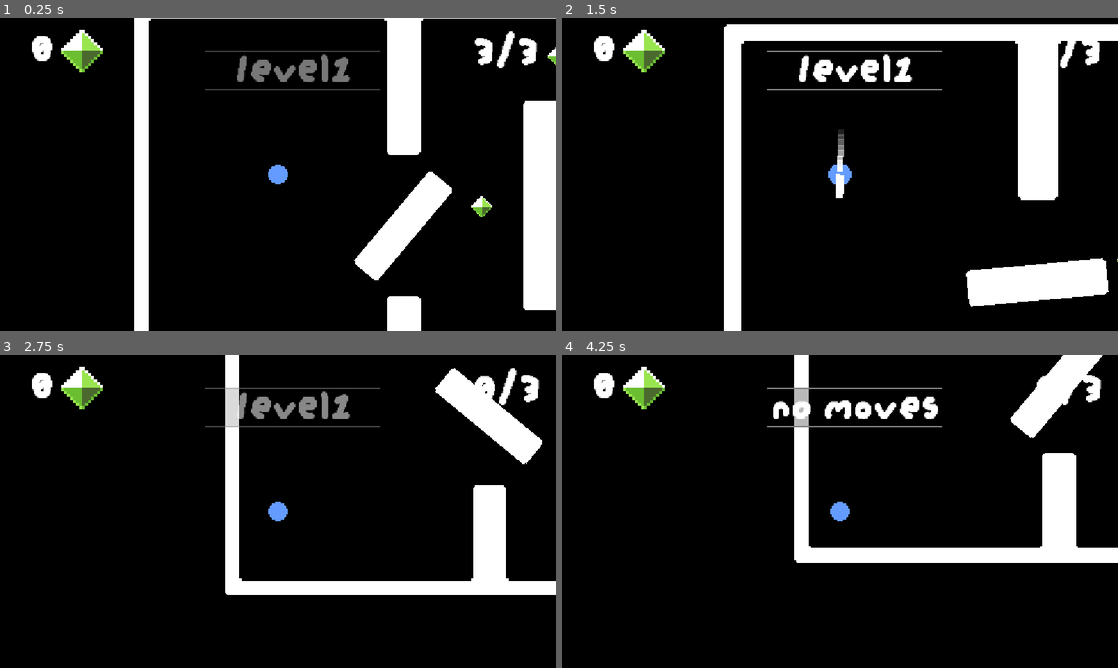
Above: before the commit, frames 1-4 (two rows, left to right).
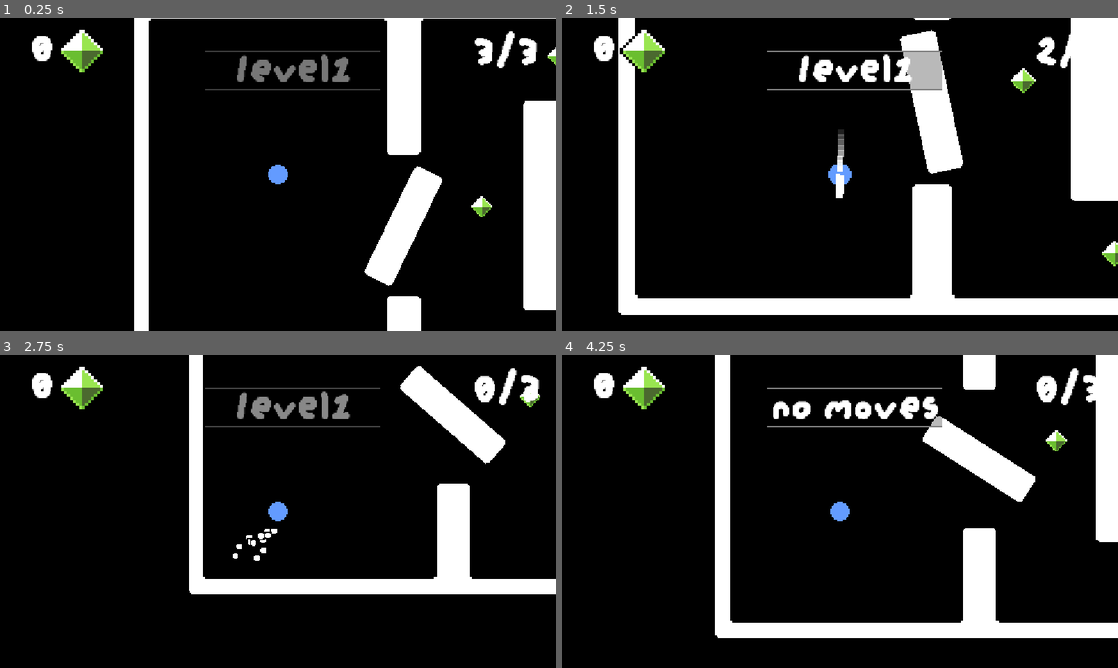
Above: after the commit, the same moments.

Repository: wuffgame/haven-gra
Game: Godot game, scene res://sceny/lvl_5.tscn
Same seed, same stepped clock (60 frames per second), same inputs: the game is played once before the commit and once after it. This scene is started directly instead of the project's main scene.
Inputs (mouse positions are in pixels of both pictures, inside the frame that each line leads up to):
- Up to frame 1 (0.25 s): no input
- Up to frame 2 (1.5 s): move the mouse to (962, 158) at 0.52 s; click (962, 158) at 0.67 s; drag from (728, 190) to (1056, 249) at 1.27 s
- Up to frame 3 (2.75 s): move the mouse to (333, 442) at 2.02 s; click (333, 442) at 2.17 s
- Up to frame 4 (4.25 s): drag from (812, 574) to (673, 464) at 2.77 s; move the mouse to (1006, 558) at 3.52 s; click (1006, 558) at 3.67 s

The runs differ from the first frame. In frame 1, 1.0% of the frame differs, in the area x 63-82%, y 47-86%; in frame 2, 29%, in the area x 10-100%, y 0-100%; in frame 3, 11%; in frame 4, 20%.

Commit message:
added soudn effects

Diff:
--- a/project.godot
+++ b/project.godot
@@ -19,6 +19,7 @@
 [autoload]
 
 Global="*uid://wppos2jtauk"
+Muzyczka="*uid://ub8plajlnohf"
 
 [display]
 
--- a/sceny/gracz.tscn
+++ b/sceny/gracz.tscn
@@ -5,6 +5,8 @@
 [ext_resource type="FontFile" uid="uid://cyvtx8cldexhl" path="res://assety/fonts/augiepixel.ttf" id="3_8in0d"]
 [ext_resource type="Texture2D" uid="uid://dpgcg5bu3kcgh" path="res://assety/game/gem.png" id="4_l1edu"]
 [ext_resource type="Texture2D" uid="uid://cckpnjuo1vb4p" path="res://assety/game/particle.png" id="5_oap5v"]
+[ext_resource type="AudioStream" uid="uid://b12f1dk2yyctv" path="res://assety/boing-sound-effect_x6lnKIdn.mp3" id="6_yoavk"]
+[ext_resource type="AudioStream" uid="uid://bghmimago4ckv" path="res://assety/main_menu/driken5482-retro-coin-4-236671.mp3" id="7_xr68n"]
 
 [sub_resource type="CircleShape2D" id="CircleShape2D_epuwg"]
 radius = 17.0
@@ -144,4 +146,12 @@
 one_shot = true
 process_material = SubResource("ParticleProcessMaterial_5ejix")
 
+[node name="boing" type="AudioStreamPlayer2D" parent="." unique_id=372069575]
+stream = ExtResource("6_yoavk")
+volume_db = 6.298
+
+[node name="coin" type="AudioStreamPlayer2D" parent="." unique_id=1601897496]
+stream = ExtResource("7_xr68n")
+volume_db = 6.298
+
 [connection signal="area_entered" from="CollectorHitbox" to="." method="_on_collector_hitbox_area_entered"]
--- a/sceny/lvl_5.tscn
+++ b/sceny/lvl_5.tscn
@@ -45,7 +45,8 @@
 size = Vector2(68, 249)
 
 [sub_resource type="Animation" id="Animation_axh2e"]
-length = 0.001
+length = 1.5
+step = 1.5
 tracks/0/type = "value"
 tracks/0/imported = false
 tracks/0/enabled = true
@@ -135,6 +136,7 @@
 [node name="AnimationPlayer" type="AnimationPlayer" parent="StaticBody2D" unique_id=1178941642]
 libraries/ = SubResource("AnimationLibrary_wt4od")
 autoplay = &"rotation"
+speed_scale = 0.635
 
 [node name="CharacterBody2D" parent="." unique_id=944777820 instance=ExtResource("3_axh2e")]
 position = Vector2(0, 205)
--- /dev/null
+++ b/sceny/muzyczka.tscn
@@ -0,0 +1,8 @@
+[gd_scene format=3 uid="uid://ub8plajlnohf"]
+
+[ext_resource type="AudioStream" uid="uid://d2kj485p5kavh" path="res://assety/Boiler.wav" id="1_bmufi"]
+
+[node name="AudioStreamPlayer2D" type="AudioStreamPlayer2D" unique_id=1690071649]
+stream = ExtResource("1_bmufi")
+volume_db = 13.209
+autoplay = true
--- a/skrypty/gracz.gd
+++ b/skrypty/gracz.gd
@@ -10,6 +10,10 @@
 @export var gravity: float = 700.0
 @export var aiming_slowmo_factor: float = 0.12
 @export var slowmo_duration: float = 3.0
+
+@onready var boing: AudioStreamPlayer2D = $boing
+@onready var coin: AudioStreamPlayer2D = $coin
+
 
 @export var normal_zoom: Vector2 = Vector2(1.0, 1.0)
 @export var max_aim_zoom: Vector2 = Vector2(1.5, 1.5)
@@ -149,6 +153,7 @@
 func handle_collision(collision: KinematicCollision2D) -> void:
 	var normal = collision.get_normal()
 	velocity = velocity.bounce(normal) * 0.85
+	boing.play()
 	play_squash_animation(normal)
 	if hit_particles:
 		hit_particles.global_position = collision.get_position()
@@ -159,7 +164,7 @@
 func _on_collector_hitbox_area_entered(area: Area2D) -> void:
 	if not is_instance_valid(area) or not area.is_in_group("gems"):
 		return
-
+	coin.play()
 	collected_gems_now += 1
 	update_gems()
 
Not shown, added: assety/Boiler.wav.import
Not shown, added: assety/boing-sound-effect_x6lnKIdn.mp3.import
Not shown, added: assety/main_menu/driken5482-retro-coin-4-236671.mp3.import
Not shown, added: assety/Boiler.wav
Not shown, added: assety/boing-sound-effect_x6lnKIdn.mp3
Not shown, added: assety/main_menu/driken5482-retro-coin-4-236671.mp3
